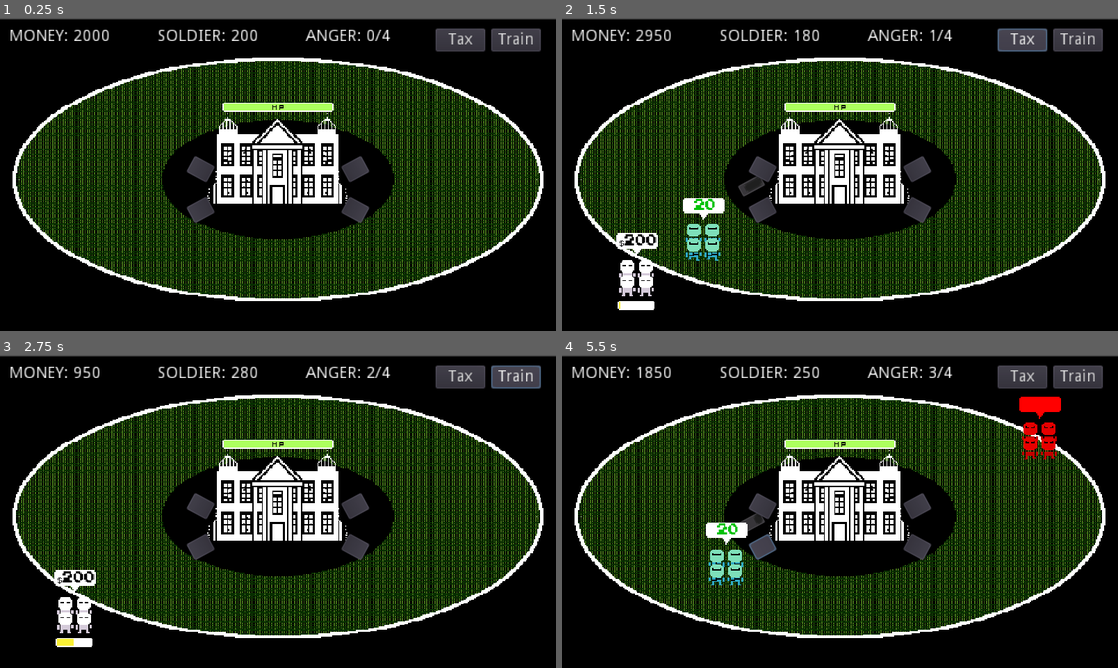
Above: before the commit, frames 1-4 (two rows, left to right).
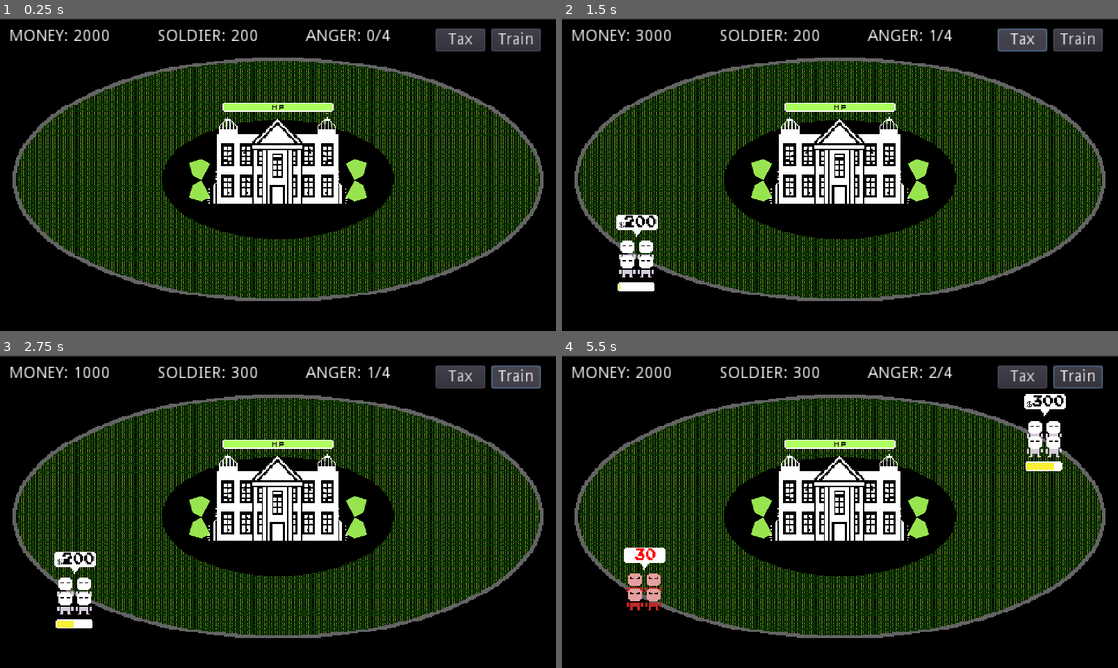
Above: after the commit, the same moments.

Repository: metalboyrick/riot-city-game
Game: Godot game, scene res://levels/level_base/level.tscn
The game is run twice, just before and just after one commit, with the same random seed, the same clock (stepped at 60 frames per second) and the same inputs. This scene is started directly instead of the project's main scene.
Inputs (mouse positions are in pixels of both pictures, inside the frame that each line leads up to):
- Up to frame 1 (0.25 s): no input
- Up to frame 2 (1.5 s): click (762, 208) at 0.52 s; click "Tax" at 1.25 s
- Up to frame 3 (2.75 s): click "Train" at 2 s
- Up to frame 4 (5.5 s): click (762, 545) at 2.77 s; click "Tax" at 3.5 s; click "Train" at 4.25 s; click (762, 545) at 5.02 s

The runs differ from the first frame. In frame 1, 3.8% of the frame differs, in the area x 2-98%, y 12-91%; in frame 2, 6.2%; in frame 3, 5.3%; in frame 4, 7.1%, in the area x 2-98%, y 3-91%.

Commit message:
progress bar deploy button

Diff:
--- a/actors/mob/mob.tscn
+++ b/actors/mob/mob.tscn
@@ -87,7 +87,7 @@
 position = Vector2( 0.33371, 4.76837e-07 )
 scale = Vector2( 1, 1 )
 frames = SubResource( 7 )
-frame = 3
+frame = 4
 speed_scale = 2.0
 playing = true
 
--- a/actors/path/path.tscn
+++ b/actors/path/path.tscn
@@ -1,8 +1,11 @@
-[gd_scene load_steps=5 format=2]
+[gd_scene load_steps=8 format=2]
 
 [ext_resource path="res://actors/soldier_spawn/soldier_spawn.tscn" type="PackedScene" id=1]
 [ext_resource path="res://actors/mob_spawn/mob_spawn.tscn" type="PackedScene" id=2]
 [ext_resource path="res://actors/path/path.gd" type="Script" id=3]
+[ext_resource path="res://assets/static/deploy_buttons/d_button_dead.png" type="Texture" id=4]
+[ext_resource path="res://assets/static/deploy_buttons/d_button_under.png" type="Texture" id=5]
+[ext_resource path="res://assets/static/deploy_buttons/d_button_new.png" type="Texture" id=6]
 
 [sub_resource type="CapsuleShape2D" id=1]
 radius = 8.0
@@ -15,22 +18,26 @@
 
 [node name="SoldierSpawn" parent="." instance=ExtResource( 1 )]
 
-[node name="DeployButton" type="Button" parent="."]
-margin_left = -8.0
-margin_top = 64.0
-margin_right = 8.0
-margin_bottom = 84.0
+[node name="DeployButton" type="TextureButton" parent="."]
+margin_left = 8.0
+margin_top = 80.0
+margin_right = 24.0
+margin_bottom = 96.0
+rect_rotation = 180.0
+texture_normal = ExtResource( 6 )
 __meta__ = {
 "_edit_use_anchors_": false
 }
 
-[node name="CooldownBar" type="ProgressBar" parent="."]
-margin_left = 13.4725
-margin_top = 86.8425
-margin_right = 38.4725
-margin_bottom = 100.842
-rect_rotation = 270.0
-percent_visible = false
+[node name="CooldownBar" type="TextureProgress" parent="."]
+margin_left = 8.0
+margin_top = 80.0
+margin_right = 24.0
+margin_bottom = 96.0
+rect_rotation = 180.0
+texture_under = ExtResource( 5 )
+texture_progress = ExtResource( 4 )
+fill_mode = 4
 __meta__ = {
 "_edit_use_anchors_": false
 }
--- a/actors/soldier/soldier.tscn
+++ b/actors/soldier/soldier.tscn
@@ -51,7 +51,7 @@
 [node name="AnimatedSprite" type="AnimatedSprite" parent="."]
 position = Vector2( -7.15256e-07, 4.76837e-07 )
 frames = SubResource( 7 )
-frame = 3
+frame = 1
 speed_scale = 3.0
 playing = true
 
--- a/levels/level_base/level.tscn
+++ b/levels/level_base/level.tscn
@@ -25,7 +25,7 @@
 one_shot = true
 
 [node name="Path" parent="." instance=ExtResource( 1 )]
-position = Vector2( 80, 216 )
+position = Vector2( 80, 200 )
 rotation = 4.21672
 
 [node name="MobSpawn" parent="Path" index="0"]
@@ -35,20 +35,22 @@
 position = Vector2( 0, 88 )
 
 [node name="DeployButton" parent="Path" index="2"]
-margin_top = 96.0
-margin_bottom = 116.0
+margin_left = 7.60132
+margin_top = 110.645
+margin_right = 23.6013
+margin_bottom = 130.645
 
 [node name="CooldownBar" parent="Path" index="3"]
-margin_left = 16.0
-margin_top = 120.0
-margin_right = 41.0
-margin_bottom = 134.0
+margin_left = 7.85492
+margin_top = 110.587
+margin_right = 32.8549
+margin_bottom = 126.587
 
 [node name="CollisionShape2D" parent="Path/SafePoint" index="0"]
 position = Vector2( -1.51382, -64.4803 )
 
 [node name="Path2" parent="." instance=ExtResource( 1 )]
-position = Vector2( 400, 216 )
+position = Vector2( 400, 200 )
 rotation = -4.21672
 
 [node name="MobSpawn" parent="Path2" index="0"]
@@ -58,14 +60,16 @@
 position = Vector2( 0, 88 )
 
 [node name="DeployButton" parent="Path2" index="2"]
-margin_top = 96.0
-margin_bottom = 116.0
+margin_left = 8.28169
+margin_top = 110.665
+margin_right = 24.2817
+margin_bottom = 130.665
 
 [node name="CooldownBar" parent="Path2" index="3"]
-margin_left = 16.0
-margin_top = 120.0
-margin_right = 41.0
-margin_bottom = 134.0
+margin_left = 8.25588
+margin_top = 111.232
+margin_right = 33.2559
+margin_bottom = 127.232
 
 [node name="CollisionShape2D" parent="Path2/SafePoint" index="0"]
 position = Vector2( 1.51379, -64.4803 )
@@ -81,14 +85,16 @@
 position = Vector2( 0, 88 )
 
 [node name="DeployButton" parent="Path3" index="2"]
-margin_top = 96.0
-margin_bottom = 116.0
+margin_left = 8.20416
+margin_top = 111.406
+margin_right = 24.2042
+margin_bottom = 131.406
 
 [node name="CooldownBar" parent="Path3" index="3"]
-margin_left = 16.0
-margin_top = 120.0
-margin_right = 41.0
-margin_bottom = 134.0
+margin_left = 7.95709
+margin_top = 111.221
+margin_right = 23.9571
+margin_bottom = 127.221
 
 [node name="CollisionShape2D" parent="Path3/SafePoint" index="0"]
 position = Vector2( -1.51373, -64.4803 )
@@ -104,14 +110,16 @@
 position = Vector2( 0, 88 )
 
 [node name="DeployButton" parent="Path4" index="2"]
-margin_top = 96.0
-margin_bottom = 116.0
+margin_left = 7.70278
+margin_top = 111.193
+margin_right = 23.7028
+margin_bottom = 131.193
 
 [node name="CooldownBar" parent="Path4" index="3"]
-margin_left = 16.0
-margin_top = 120.0
-margin_right = 41.0
-margin_bottom = 134.0
+margin_left = 8.33677
+margin_top = 110.709
+margin_right = 33.3368
+margin_bottom = 126.709
 
 [node name="CollisionShape2D" parent="Path4/SafePoint" index="0"]
 position = Vector2( 1.51381, -64.4803 )
Binary file added: assets/static/deploy_buttons/d_button_dead.png
Not shown, added: assets/static/deploy_buttons/d_button_dead.png.import
Binary file added: assets/static/deploy_buttons/d_button_new.aseprite
Binary file added: assets/static/deploy_buttons/d_button_new.png
Not shown, added: assets/static/deploy_buttons/d_button_new.png.import
Binary file added: assets/static/deploy_buttons/d_button_under.png
Not shown, added: assets/static/deploy_buttons/d_button_under.png.import
Binary file changed: assets/static/level_map.png
